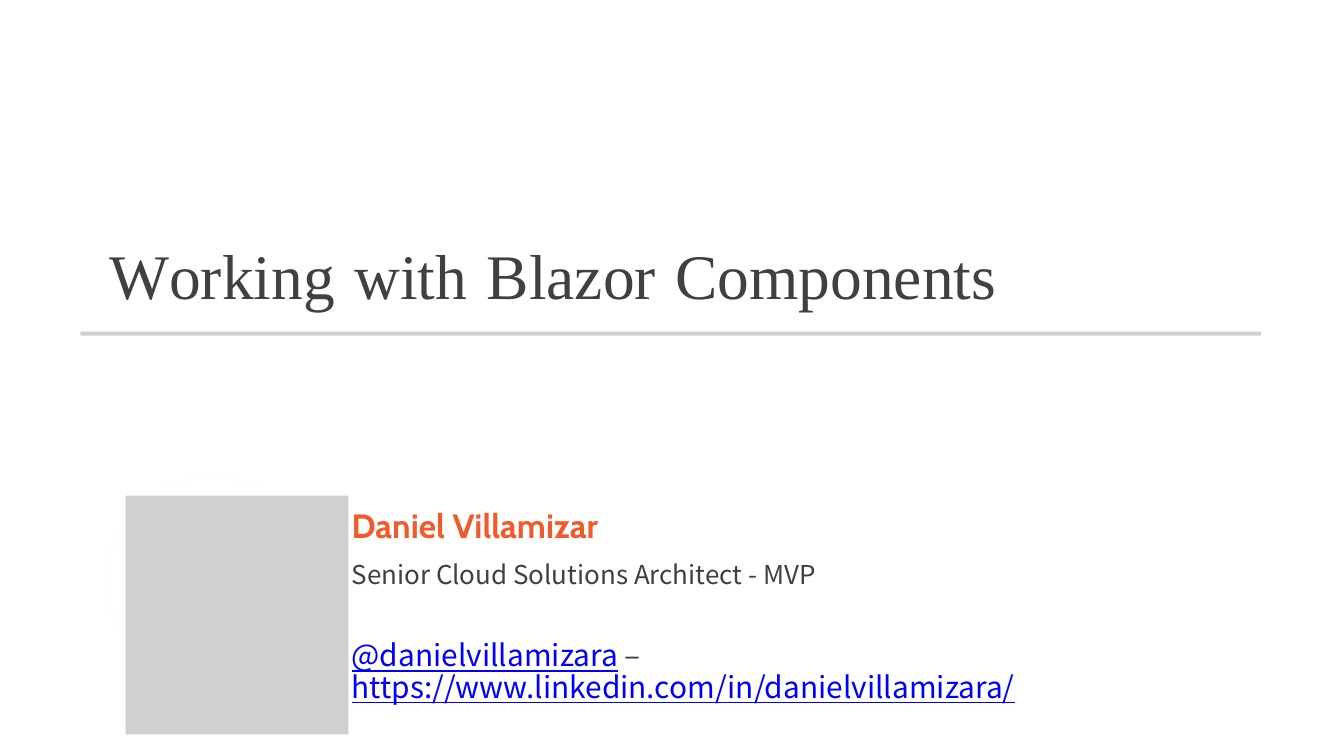
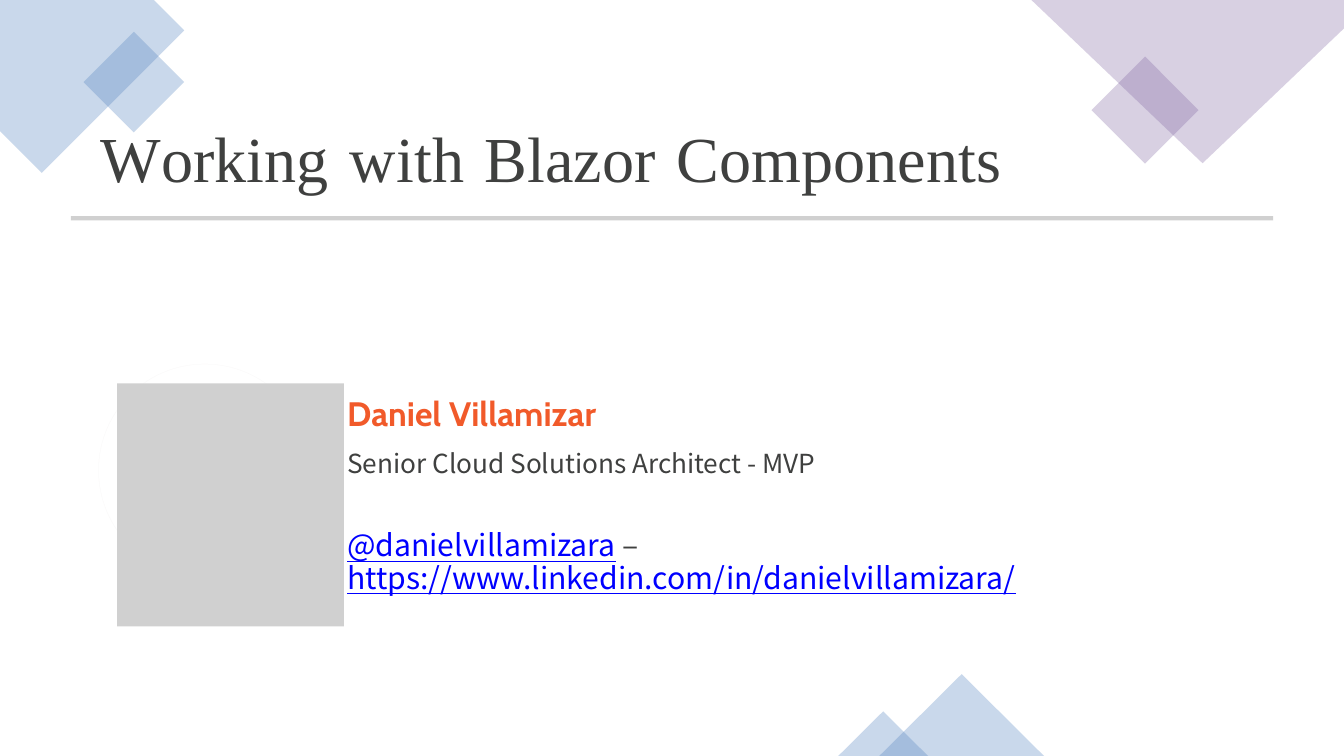
Before and after one commit to CSA-DanielVillamizar/ITM-ProgramaciondeSoftware, a slide deck: slide 1 of ASP.NET Core 6 Blazor Fundamentals/04/working-with-blazor-components-slides.pptx. Drawn at 1344x756 pixels with LibreOffice and Linux fonts; fonts in the diff are those of the drawing; grey boxes stand for pictures. Boxes give left, top, right and bottom in pixels: in the first picture for what was removed or moved away, otherwise in the second. Text is boxed around its words. In the diff, an @@ line names an element or a change of style, - is before the commit and + after.

```diff
--- a/ASP.NET Core 6 Blazor Fundamentals/04/working-with-blazor-components-slides.pptx
+++ b/ASP.NET Core 6 Blazor Fundamentals/04/working-with-blazor-components-slides.pptx
@@ freeform shape added at box(0, 0, 184, 173), fill #4F81BD at 30% opacity @@
@@ freeform shape added at box(1032, 0, 1344, 163), fill #8064A2 at 30% opacity @@
@@ rectangle added at box(83, 32, 184, 132), fill #4F81BD at 30% opacity @@
@@ rectangle added at box(1092, 56, 1199, 164), fill #8064A2 at 30% opacity @@
@@ size 68 to 68.7 pt; line spacing 70pt to 70.7pt in 4 elements at box(485, 137, 656, 183), box(350, 137, 464, 183), box(677, 139, 1002, 195), box(100, 137, 328, 195) @@
@@ text "Working": place and size @@
-text "Working" at box(109, 255, 335, 311)
+text "Working" at box(100, 137, 328, 195)
@@ text "with": place and size @@
-text "with" at box(354, 255, 467, 300)
+text "with" at box(350, 137, 464, 183)
@@ text "Blazor": place and size @@
-text "Blazor" at box(487, 255, 656, 300)
+text "Blazor" at box(485, 137, 656, 183)
@@ text "Components": place and size @@
-text "Components" at box(675, 257, 996, 311)
+text "Components" at box(677, 139, 1002, 195)
@@ picture: place and size @@
-picture at box(81, 331, 1261, 335)
+picture at box(71, 216, 1273, 220)
@@ freeform shape: place and size @@
-freeform shape at box(108, 477, 316, 685)
+freeform shape at box(99, 364, 311, 577)
@@ picture: place and size @@
-picture at box(126, 496, 348, 734)
+picture at box(117, 383, 343, 626)
@@ text "Daniel Villamizar": place and size @@
-text "Daniel Villamizar" at box(352, 512, 815, 585)
+text "Daniel Villamizar" at box(347, 400, 815, 474)
@@ text "Daniel Villamizar" at box(347, 400, 815, 474): size 36 to 36.4 pt in "Daniel Villamizar"; size 48 to 48.5 pt in "Senior Cloud Solutions Architect - MVP"; line spacing 37.9pt to 38.2pt; line spacing 50pt to 50.5pt @@
@@ text "@danielvillamizara – https://www.linkedin.com/in/danielvilla ...": place and size @@
-text "@danielvillamizara – https://www.linkedin.com/in/danielvilla ..." at box(352, 642, 1015, 705)
+text "@danielvillamizara – https://www.linkedin.com/in/danielvilla ..." at box(347, 532, 1015, 596)
@@ text "@danielvillamizara – https://www.linkedin.com/in/danielvilla ..." at box(347, 532, 1015, 596): size 32 to 32.3 pt; line spacing 34pt to 34.3pt @@
@@ triangle added at box(879, 674, 1044, 756), fill #4F81BD at 30% opacity @@
@@ triangle added at box(838, 712, 928, 756), fill #4F81BD at 30% opacity @@
```
Also in this commit, not shown: 21 other slides changed, 2 slides added, 2 slides removed, 8 other files.
